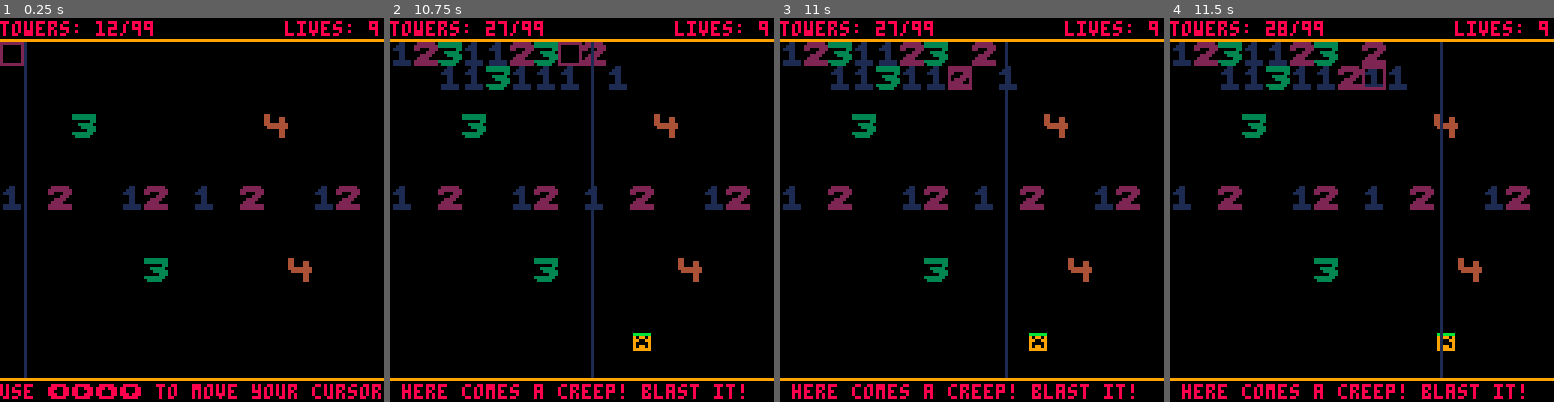
Above: before the commit, frames 1-4 (left to right).
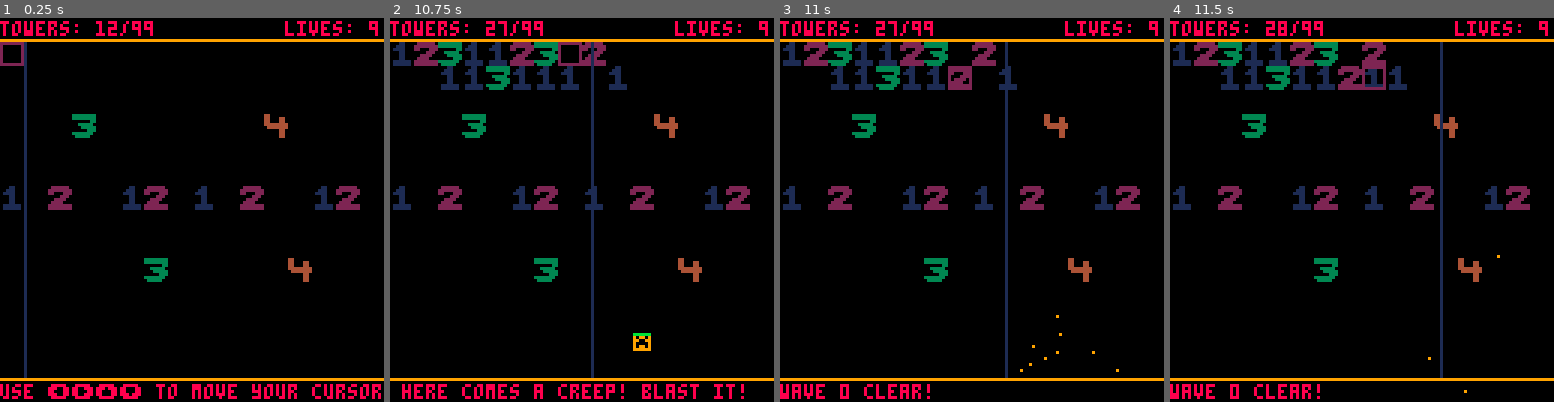
Above: after the commit, the same moments.

Repository: dlowe/sequencer-tower-defense
Game: PICO-8 cartridge ld41.p8
The game is run twice, just before and just after one commit, with the same random seed, the same clock (stepped at 60 frames per second) and the same inputs.
Inputs:
- Up to frame 1 (0.25 s): no input
- Up to frame 2 (10.75 s): tap X (X key) at 0.33, 1.07, 1.85, 2.97, 4.08, 5.2, 6.32, 7.43, 8.55, 9.67 s; tap O (Z key) at 0.7, 1.7, 2.1, 2.5, 2.9, 3.3, 3.7, 4.1, 4.5, 4.9, 5.3, 5.7, 6.1, 6.5, 6.9, 7.3, 7.7, 8.1, 8.5, 8.9, 9.3, 9.7, 10.1, 10.5 s; hold Right 1.6-2.1 s; hold Up 2.15-2.42 s; hold Right 2.47-3.03 s; hold Left 3.08-3.58 s; hold Down 3.63-3.97 s; hold Right 4.02-4.68 s; hold Up 4.73-5.03 s; hold Left 5.08-5.68 s; hold Down 5.73-6.03 s; hold Right 6.08-6.58 s; hold Right 6.63-7.13 s; hold Up 7.18-7.45 s; hold Right 7.5-8.07 s; hold Left 8.12-8.62 s; hold Down 8.67-9 s; hold Right 9.05-9.72 s; hold Up 9.77-10.07 s; hold Left 10.12-10.72 s
- Up to frame 3 (11 s): hold Down from 10.77 s (still down); tap X (X key) at 10.78 s; tap O (Z key) at 10.9 s
- Up to frame 4 (11.5 s): release Down at 11.07 s; hold Right from 11.12 s (still down); tap O (Z key) at 11.3 s

Frames 1-2 are identical in both runs. In frame 3, 1.5% of the frame differs, in the area x 0-93%, y 77-100%; in frame 4, 1.4%.

Commit message:
4 tower behaviors

Diff:
--- a/ld41.p8
+++ b/ld41.p8
@@ -66,6 +66,21 @@
       end
    end
    rings = new_rings
+end
+
+-- projectiles
+projectiles = {}
+function move_projectiles()
+   local new_projectiles = {}
+   for i=1,#projectiles do
+      local p=projectiles[i]
+      if p.active_until > tick then
+         new_projectiles[#new_projectiles + 1] = p
+      else
+         --printh("despawning projectile " .. i)
+      end
+   end
+   projectiles = new_projectiles
 end
 
 solution = {}
@@ -200,12 +215,10 @@
 
    if tower_type == 1 then
       -- thumper: hits nearby creeps hard
-      local thump = false
       for i=1,#creeps do
          local c = creeps[i]
          if c.alive then
             if (abs(c.grid_x - x) <= 2) and (abs(c.grid_y - y) <= 2) then
-               thump = true
                hurt_creep(i, 5)
             end
          end
@@ -219,8 +232,77 @@
          active_until = tick + 6
       }
    elseif tower_type == 2 then
+      -- sniper: hits one target, infinite range, very high damage
+      for i=1,#creeps do
+         local c = creeps[i]
+         if c.alive then
+            hurt_creep(i, 20)
+            projectiles[#projectiles + 1] = {
+               x0           = x*8 + 4,
+               y0           = y*8 + 4,
+               x1           = c.x,
+               y1           = c.y,
+               col          = 8,
+               active_until = tick + 3,
+            }
+            break
+         end
+      end
    elseif tower_type == 3 then
+      -- remotebomb: targets one medium-distance creep with an area effect
+      for i=1,#creeps do
+         local c = creeps[i]
+         if c.alive then
+            if (abs(c.grid_x - x) <= 5) and (abs(c.grid_y - y) <= 5) then
+               for j=1,#creeps do
+                  local t = creeps[j]
+                  if (abs(t.grid_x - c.grid_x) <= 2) and (abs(t.grid_y - c.grid_y) <= 2) then
+                     hurt_creep(j, 8)
+                  end
+               end
+               projectiles[#projectiles + 1] = {
+                  x0  = x*8 + 4,
+                  y0  = y*8 + 4,
+                  x1  = c.x,
+                  y1  = c.y,
+                  col = 8,
+                  active_until = tick + 1,
+               }
+               rings[#rings + 1] = {
+                  x = c.x,
+                  y = c.y,
+                  col = 7,
+                  radius = 0.1,
+                  speed = 2,
+                  active_until = tick + 8
+               }
+               break
+            end
+         end
+      end
    elseif tower_type == 4 then
+      -- tri-laser: targets 3 medium-distance creeps with projectiles
+      local n_hit = 0
+      for i=1,#creeps do
+         local c = creeps[i]
+         if c.alive then
+            if (abs(c.grid_x - x) <= 6) and (abs(c.grid_y - y) <= 6) then
+               hurt_creep(i, 6)
+               projectiles[#projectiles + 1] = {
+                  x0           = x*8 + 4,
+                  y0           = y*8 + 4,
+                  x1           = c.x,
+                  y1           = c.y,
+                  col          = 5,
+                  active_until = tick + 3
+               }
+               n_hit += 1
+               if n_hit >= 3 then
+                  break
+               end
+            end
+         end
+      end
    end
 end
 
@@ -286,6 +368,7 @@
       local spawn_y = 7
       while solution[0][spawn_y].reachable == false do
          spawn_y = flr(rnd(13)) + 1
+         printh("XXX: spawn_y=" .. spawn_y)
       end
       spawn_creep(spawn_y)
       walkthrough_state = 5
@@ -363,6 +446,7 @@
    move_creeps()
    move_particles()
    move_rings()
+   move_projectiles()
 end
 
 function _draw()
@@ -413,6 +497,12 @@
     --rings
     for i=1,#rings do
        circ(rings[i].x, rings[i].y, rings[i].radius, rings[i].col)
+    end
+
+    --projectiles
+    for i=1,#projectiles do
+       local p=projectiles[i]
+       line(p.x0,p.y0,p.x1,p.y1,p.col)
     end
 
     --sequencer position
Not shown, changed: TODO.md
